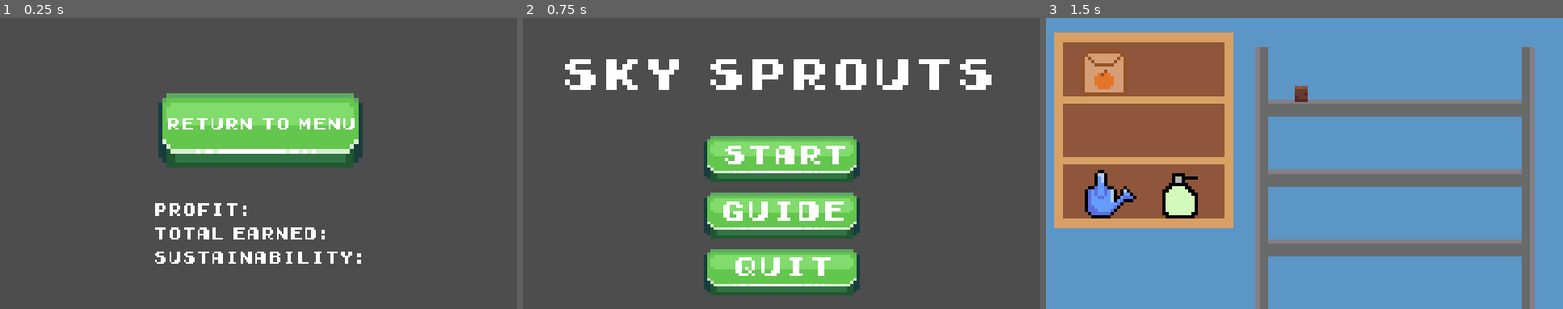
Above: before the commit, frames 1-3 (left to right).
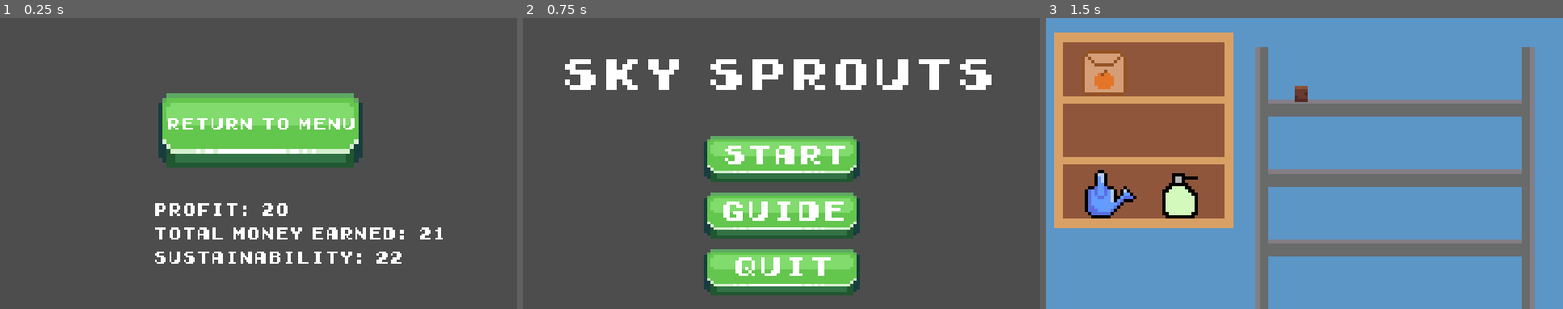
Above: after the commit, the same moments.

Repository: lenseling/HackNC-2023
Game: Godot game, scene res://scenes/ending.tscn
Two runs of this game, one before a commit and one after it. Both use one fixed random seed, a clock stepped at 60 frames per second and the inputs below. This scene is started directly instead of the project's main scene.
Inputs:
- Up to frame 1 (0.25 s): no input
- Up to frame 2 (0.75 s): click "Return to Menu" at 0.5 s
- Up to frame 3 (1.5 s): click "Start" at 1.25 s

The runs differ from the first frame. In frame 1, 0.9% of the frame differs, in the area x 45-86%, y 63-85%; in frame 2, nothing differs; in frame 3, nothing differs.

Commit message:
added more global var, changed ending

Diff:
--- a/scenes/ending.tscn
+++ b/scenes/ending.tscn
@@ -33,7 +33,7 @@
 theme_override_font_sizes/font_size = 35
 text = "Return to Menu"
 
-[node name="Label" type="Label" parent="."]
+[node name="Stats" type="Label" parent="."]
 offset_left = 48.0
 offset_top = 56.0
 offset_right = 288.0
--- a/scripts/ending.gd
+++ b/scripts/ending.gd
@@ -3,7 +3,7 @@
 
 # Called when the node enters the scene tree for the first time.
 func _ready():
-	pass # Replace with function body.
+	$Stats.text = "Profit: " + str(Global.money) + "\nTotal money earned: " + str(Global.total_money) + "\nSustainability: " + str(Global.sustainability)
 
 
 # Called every frame. 'delta' is the elapsed time since the previous frame.
@@ -13,3 +13,6 @@
 
 func _on_texture_button_pressed():
 	get_tree().change_scene_to_file("res://scenes/menu.tscn")
+	Global.money = 20
+	Global.total_money = 20
+	Global.sustainability = 20
--- a/scripts/global.gd
+++ b/scripts/global.gd
@@ -3,3 +3,7 @@
 
 var plantSelected = 1
 var money = 20
+var total_money = 21
+# just the total money earned in the game disregarding costs
+var sustainability = 22
+# calculate sustainability by updating in main w total_money div by water used
Not shown: 1 places in scenes/main.tscn that only renumber resources
